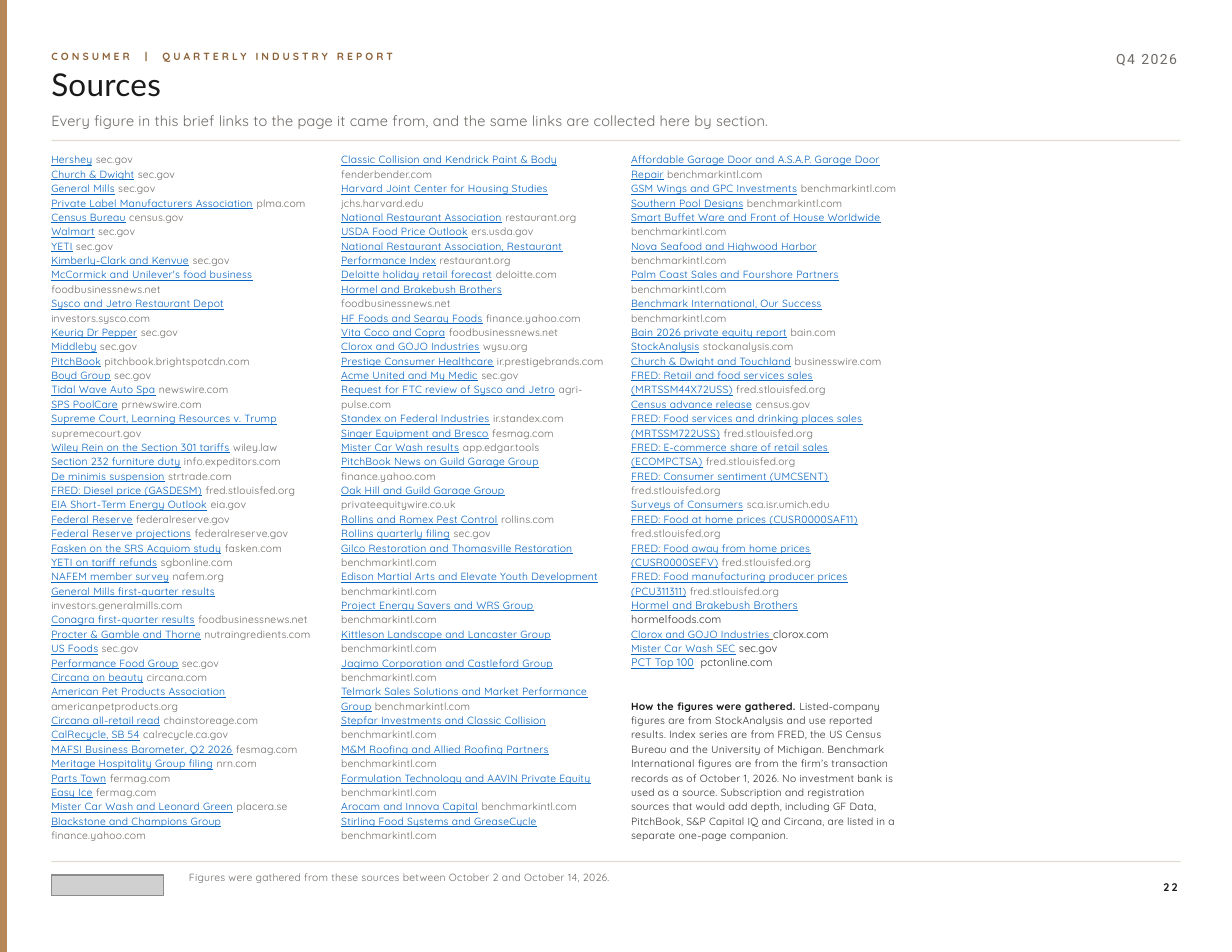
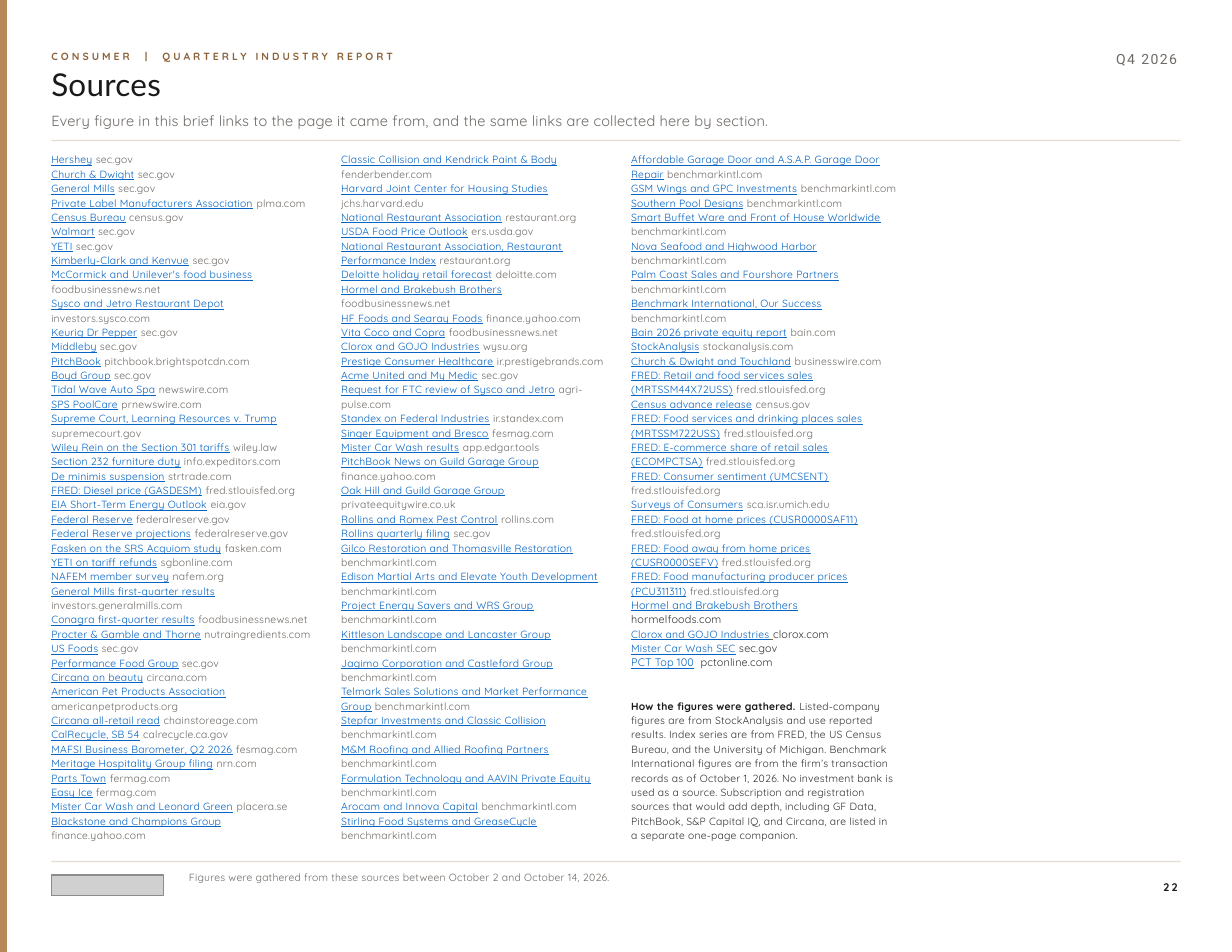
Before and after one commit to jp-hardin/about, a slide deck: slide 22 of mid-market-practice/_build/reports/consumer-q4-2026/brief.pptx. Drawn at 1232x952 pixels with LibreOffice and Linux fonts; fonts in the diff are those of the drawing; grey boxes stand for pictures. Boxes give left, top, right and bottom in pixels: in the first picture for what was removed or moved away, otherwise in the second. Text is boxed around its words. In the diff, an @@ line names an element or a change of style, - is before the commit and + after.

```diff
--- a/mid-market-practice/_build/reports/consumer-q4-2026/brief.pptx
+++ b/mid-market-practice/_build/reports/consumer-q4-2026/brief.pptx
@@ text at <box>631,702,893,841</box>: text changed @@
-How the figures were gathered. Listed-company figures are from StockAnalysis and use reported results. Index series are from FRED, the US Census Bureau and the University of Michigan. Benchmark International figures are from the firm’s transaction records as of October 1, 2026. No investment bank is used as a source. Subscription and registration sources that would add depth, including GF Data, PitchBook, S&P Capital IQ and Circana, are listed in a separate one-page companion.
+How the figures were gathered. Listed-company figures are from StockAnalysis and use reported results. Index series are from FRED, the US Census Bureau, and the University of Michigan. Benchmark International figures are from the firm’s transaction records as of October 1, 2026. No investment bank is used as a source. Subscription and registration sources that would add depth, including GF Data, PitchBook, S&P Capital IQ, and Circana, are listed in a separate one-page companion.
```
Also in this commit, not shown: 14 other slides changed, 36 other files.
